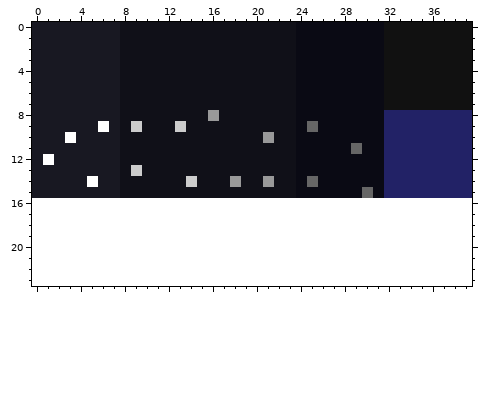
Two versions of one pixel-art sprite, sprites/png/MainBG.png. Above is the file before it was changed.
The file is 40x16 pixels. Colours within 5 levels of each other are drawn and written as one. The old version is drawn lined up with the new one, on the new canvas.
After the commit:
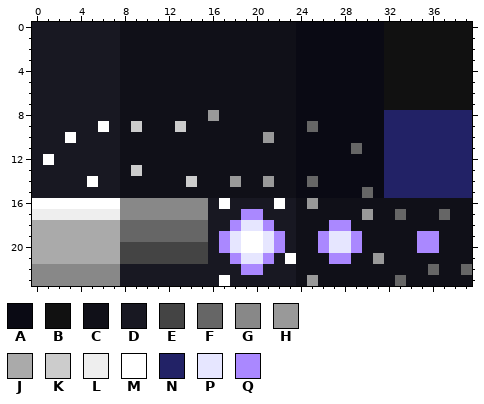
Palette (. is transparent): A #0a0a14  B #111111  C #101018  D #181822  E #444444  F #666666  G #888888  H #999999  J #aaaaaa  K #cccccc  L #eeeeee  M #ffffff  N #222266  P #e6e6ff  Q #aa88ff
The edit:
canvas 40x16 -> 40x24
Colour C is added in row 16 at x 24 and 26 to 39; in row 17 at x 24 to 29, 31 to 32, 34 to 36 and 38 to 39; in row 18 at x 24 to 26 and 29 to 39; in rows 19 to 20 at x 24 to 25, 30 to 34 and 37 to 39; in row 21 at x 24 to 26, 29 to 30 and 32 to 39; in row 22 at x 24 to 35 and 37 to 38.
Colour C is added in row 23 at x 24, 26 to 32 and 34 to 39.
Colour D is added in row 16 at x 16, 18 to 21 and 23; in row 17 at x 16 to 18 and 21 to 23; in row 18 at x 16 to 17 and 22 to 23; in rows 19 to 20 at x 16 and 23; in row 21 at x 16 to 17 and 22; in row 22 at x 8 to 18 and 21 to 23.
Colour D is added in row 23 at x 8 to 16 and 18 to 23.
Colour E is added in rows 20 to 21 at x 8 to 15.
Colour F is added in row 17 at x 33 and 37; in rows 18 to 19 at x 8 to 15; in row 22 at x 36 and 39; in row 23 at x 33.
Colour G is added in rows 16 to 17 at x 8 to 15; in rows 22 to 23 at x 0 to 7.
Colour H is added in row 16 at x 25; in row 17 at x 30; in row 21 at x 31; in row 23 at x 25.
Colour J is added in rows 18 to 21 at x 0 to 7.
Colour L is added in row 17 at x 0 to 7.
Colour M is added in row 16 at x 0 to 7, 17 and 22; in rows 19 to 20 at x 19 to 20; in row 21 at x 23; in row 23 at x 17.
Colour P is added in row 18 at x 19 to 20; in rows 19 to 20 at x 18, 21 and 27 to 28; in row 21 at x 19 to 20.
Colour Q is added in row 17 at x 19 to 20; in row 18 at x 18, 21 and 27 to 28; in rows 19 to 20 at x 17, 22, 26, 29 and 35 to 36; in row 21 at x 18, 21 and 27 to 28; in row 22 at x 19 to 20.
